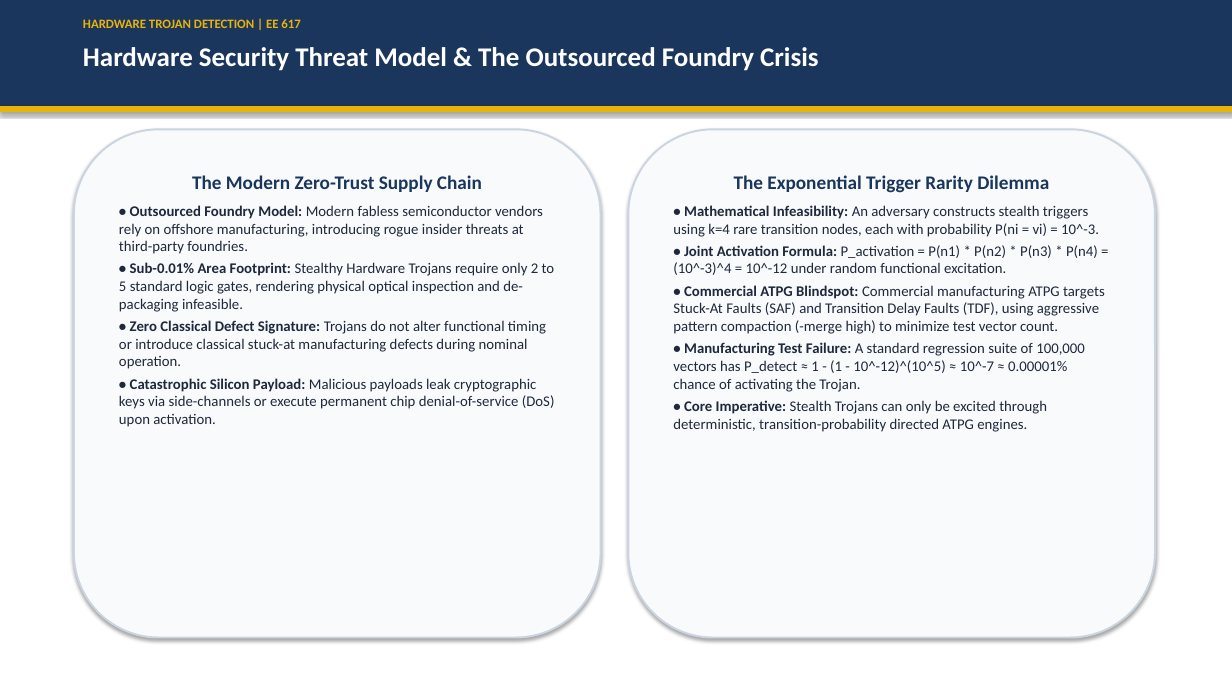
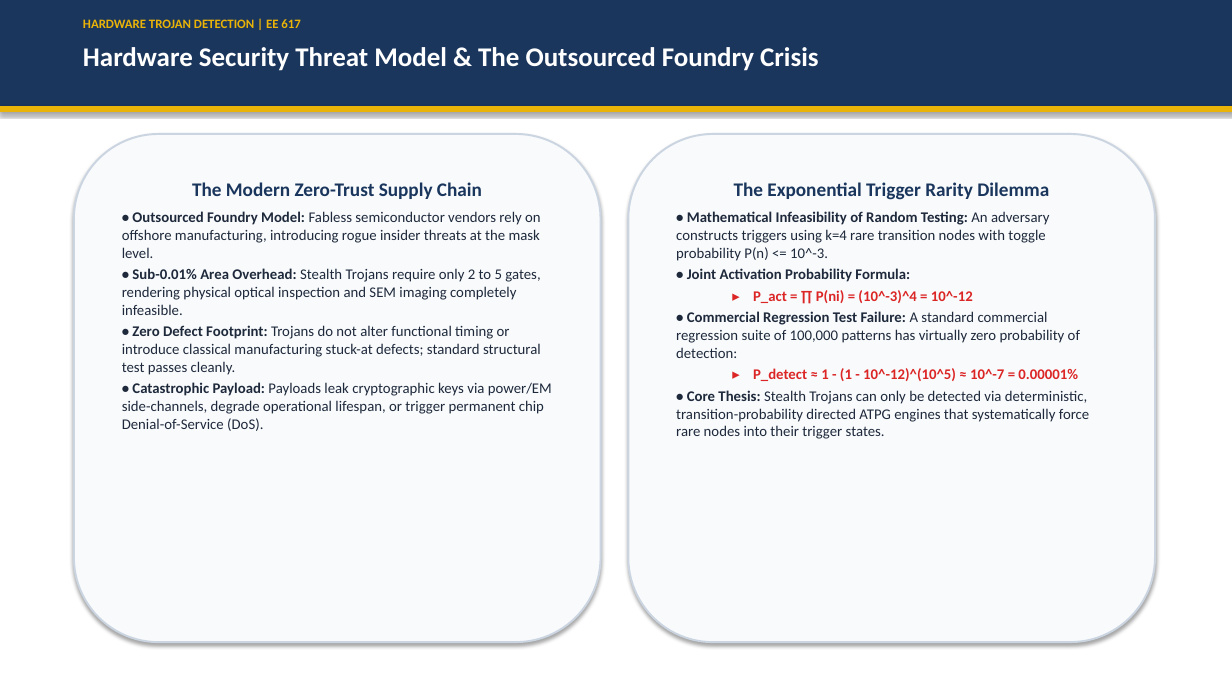
Before and after one commit to Vishalboliwal07/Hardware-Trojan, a slide deck: slide 2 of docs/Hardware_Trojan_Detection_Final_Presentation.pptx. Drawn at 1232x693 pixels with LibreOffice and Linux fonts; fonts in the diff are those of the drawing. Boxes give left, top, right and bottom in pixels: in the first picture for what was removed or moved away, otherwise in the second. Text is boxed around its words. In the diff, an @@ line names an element or a change of style, - is before the commit and + after.

Commit message:
Synchronize 27-slide presentation deck, spoken script, and verified c6288 patterns

```diff
--- a/docs/Hardware_Trojan_Detection_Final_Presentation.pptx
+++ b/docs/Hardware_Trojan_Detection_Final_Presentation.pptx
@@ rounded rectangle "The Modern Zero-Trust Supply Chain": place and size @@
-rounded rectangle "The Modern Zero-Trust Supply Chain" at [74, 129, 601, 638]
+rounded rectangle "The Modern Zero-Trust Supply Chain" at [74, 134, 601, 642]
@@ rounded rectangle "The Exponential Trigger Rarity Dilemma": place and size @@
-rounded rectangle "The Exponential Trigger Rarity Dilemma" at [628, 129, 1155, 638]
+rounded rectangle "The Exponential Trigger Rarity Dilemma" at [628, 134, 1155, 642]
@@ text in rounded rectangle at [122, 211, 552, 431]: text changed @@
-• Outsourced Foundry Model: Modern fabless semiconductor vendors rely on offshore manufacturing, introducing rogue insider threats at third-party foundries.
-• Sub-0.01% Area Footprint: Stealthy Hardware Trojans require only 2 to 5 standard logic gates, rendering physical optical inspection and de-packaging infeasible.
-• Zero Classical Defect Signature: Trojans do not alter functional timing or introduce classical stuck-at manufacturing defects during nominal operation.
-• Catastrophic Silicon Payload: Malicious payloads leak cryptographic keys via side-channels or execute permanent chip denial-of-service (DoS) upon activation.
+• Outsourced Foundry Model: Fabless semiconductor vendors rely on offshore manufacturing, introducing rogue insider threats at the mask level.
+• Sub-0.01% Area Overhead: Stealth Trojans require only 2 to 5 gates, rendering physical optical inspection and SEM imaging completely infeasible.
+• Zero Defect Footprint: Trojans do not alter functional timing or introduce classical manufacturing stuck-at defects; standard structural test passes cleanly.
+• Catastrophic Payload: Payloads leak cryptographic keys via power/EM side-channels, degrade operational lifespan, or trigger permanent chip Denial-of-Service (DoS).
@@ text in rounded rectangle at [676, 211, 1090, 439]: text changed @@
-• Mathematical Infeasibility: An adversary constructs stealth triggers using k=4 rare transition nodes, each with probability P(ni = vi) = 10^-3.
-• Joint Activation Formula: P_activation = P(n1) * P(n2) * P(n3) * P(n4) = (10^-3)^4 = 10^-12 under random functional excitation.
-• Commercial ATPG Blindspot: Commercial manufacturing ATPG targets Stuck-At Faults (SAF) and Transition Delay Faults (TDF), using aggressive pattern compaction (-merge high) to minimize test vector count.
-• Manufacturing Test Failure: A standard regression suite of 100,000 vectors has P_detect ≈ 1 - (1 - 10^-12)^(10^5) ≈ 10^-7 ≈ 0.00001% chance of activating the Trojan.
-• Core Imperative: Stealth Trojans can only be excited through deterministic, transition-probability directed ATPG engines.
+• Mathematical Infeasibility of Random Testing: An adversary constructs triggers using k=4 rare transition nodes with toggle probability P(n) <= 10^-3.
+• Joint Activation Probability Formula:
+  ▸ P_act = ∏ P(ni) = (10^-3)^4 = 10^-12
+• Commercial Regression Test Failure: A standard commercial regression suite of 100,000 patterns has virtually zero probability of detection:
+  ▸ P_detect ≈ 1 - (1 - 10^-12)^(10^5) ≈ 10^-7 = 0.00001%
+• Core Thesis: Stealth Trojans can only be detected via deterministic, transition-probability directed ATPG engines that systematically force rare nodes into their trigger states.
```
Also in this commit, not shown: 5 other slides changed, 21 slides added, 19 slides removed, 4 other files.
